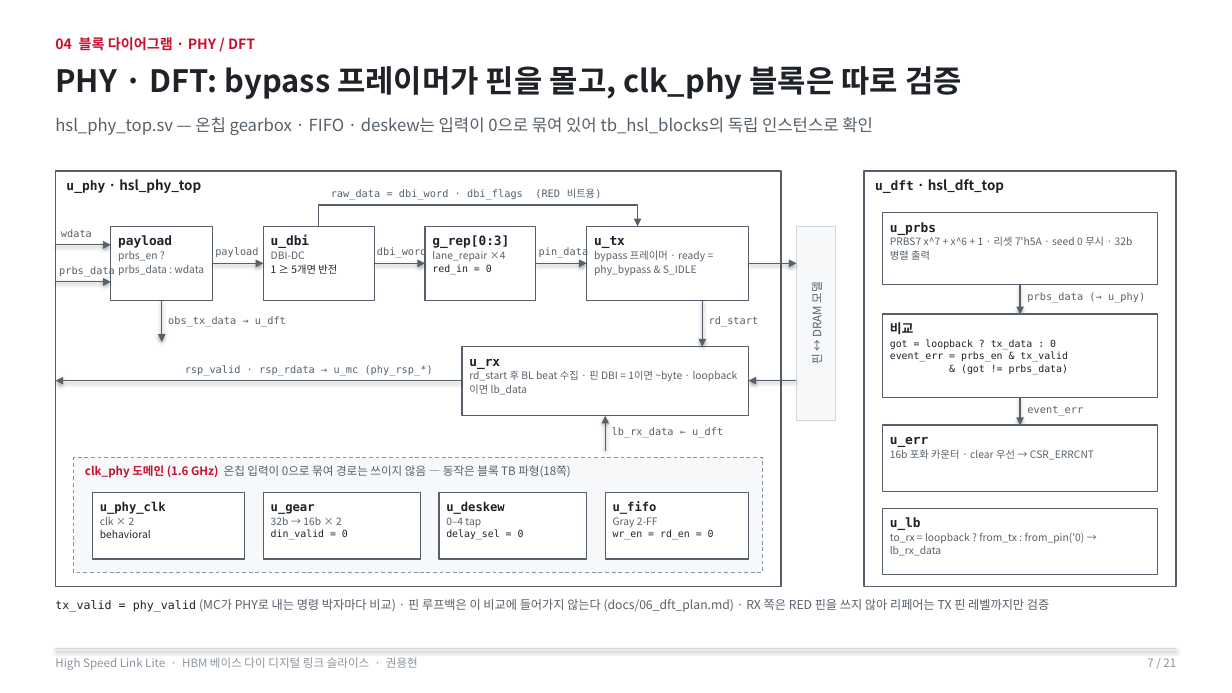
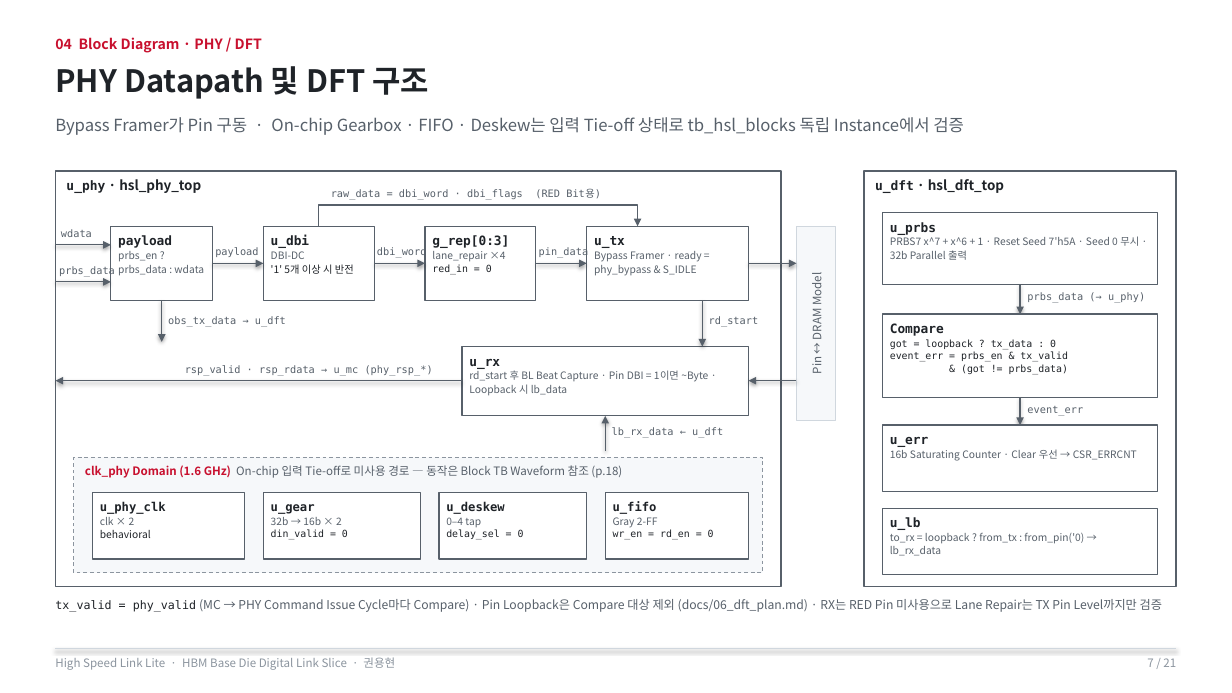
Before and after one commit to yhkwon-git/High_Speed_Link_Lite, a slide deck: slide 7 of portfolio-deck/HighSpeedLinkLite_Portfolio.pptx. Drawn at 1232x693 pixels with LibreOffice and Linux fonts; fonts in the diff are those of the drawing. Boxes give left, top, right and bottom in pixels: in the first picture for what was removed or moved away, otherwise in the second. Text is boxed around its words. In the diff, an @@ line names an element or a change of style, - is before the commit and + after.

```diff
--- a/portfolio-deck/HighSpeedLinkLite_Portfolio.pptx
+++ b/portfolio-deck/HighSpeedLinkLite_Portfolio.pptx
@@ text at bbox=[55, 37, 262, 53]: text changed @@
-04 블록 다이어그램 · PHY / DFT
+04 Block Diagram · PHY / DFT
@@ text at bbox=[55, 66, 429, 99]: text changed @@
-PHY · DFT: bypass 프레이머가 핀을 몰고, clk_phy 블록은 따로 검증
+PHY Datapath 및 DFT 구조
@@ text at bbox=[55, 117, 964, 135]: text changed @@
-hsl_phy_top.sv — 온칩 gearbox · FIFO · deskew는 입력이 0으로 묶여 있어 tb_hsl_blocks의 독립 인스턴스로 확인
+Bypass Framer가 Pin 구동 · On-chip Gearbox · FIFO · Deskew는 입력 Tie-off 상태로 tb_hsl_blocks 독립 Instance에서 검증
@@ text at bbox=[331, 189, 601, 200]: text changed @@
-raw_data = dbi_word · dbi_flags (RED 비트용)
+raw_data = dbi_word · dbi_flags (RED Bit용)
@@ text at bbox=[890, 236, 1139, 260]: text changed @@
-PRBS7 x^7 + x^6 + 1 · 리셋 7'h5A · seed 0 무시 · 32b 병렬 출력
+PRBS7 x^7 + x^6 + 1 · Reset Seed 7'h5A · Seed 0 무시 · 32b Parallel 출력
@@ text at bbox=[271, 264, 354, 274]: text changed @@
-1 ≥ 5개면 반전
+'1' 5개 이상 시 반전
@@ text at bbox=[594, 251, 702, 276]: text changed @@
-bypass 프레이머 · ready = phy_bypass & S_IDLE
+Bypass Framer · ready = phy_bypass & S_IDLE
@@ text in rectangle at bbox=[808, 276, 825, 373]: text changed @@
-핀 ↔ DRAM 모델
+Pin ↔ DRAM Model
@@ text at bbox=[890, 323, 944, 336]: text changed @@
-비교
+Compare
@@ text at bbox=[469, 370, 708, 396]: text changed @@
-rd_start 후 BL beat 수집 · 핀 DBI = 1이면 ~byte · loopback이면 lb_data
+rd_start 후 BL Beat Capture · Pin DBI = 1이면 ~Byte · Loopback 시 lb_data
@@ text at bbox=[85, 465, 622, 478]: text changed @@
-clk_phy 도메인 (1.6 GHz) 온칩 입력이 0으로 묶여 경로는 쓰이지 않음 — 동작은 블록 TB 파형(18쪽)
+clk_phy Domain (1.6 GHz) On-chip 입력 Tie-off로 미사용 경로 — 동작은 Block TB Waveform 참조 (p.18)
@@ text at bbox=[890, 450, 1137, 461]: text changed @@
-16b 포화 카운터 · clear 우선 → CSR_ERRCNT
+16b Saturating Counter · Clear 우선 → CSR_ERRCNT
@@ text at bbox=[55, 599, 1162, 612]: text changed @@
-tx_valid = phy_valid (MC가 PHY로 내는 명령 박자마다 비교) · 핀 루프백은 이 비교에 들어가지 않는다 (docs/06_dft_plan.md) · RX 쪽은 RED 핀을 쓰지 않아 리페어는 TX 핀 레벨까지만 검증
+tx_valid = phy_valid (MC → PHY Command Issue Cycle마다 Compare) · Pin Loopback은 Compare 대상 제외 (docs/06_dft_plan.md) · RX는 RED Pin 미사용으로 Lane Repair는 TX Pin Level까지만 검증
@@ text at bbox=[55, 657, 395, 670]: text changed @@
-High Speed Link Lite · HBM 베이스 다이 디지털 링크 슬라이스 · 권용현
+High Speed Link Lite · HBM Base Die Digital Link Slice · 권용현
```
Also in this commit, not shown: 20 other slides changed, 2 other files.
